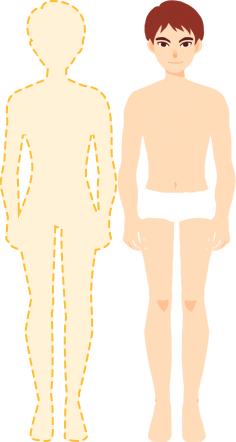
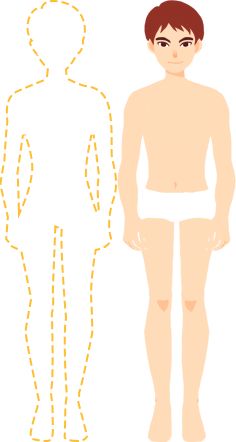
The second 236px x 442px image is a revision of the first. Changes to its layers:
pixels changed over [0, 0, 117, 442] (layer not identified)
